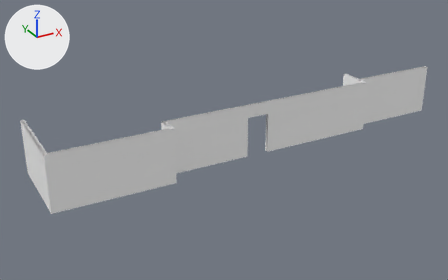
The FBX model Assets/#_Models/Walls.fbx as it was, and as the next commit left it.
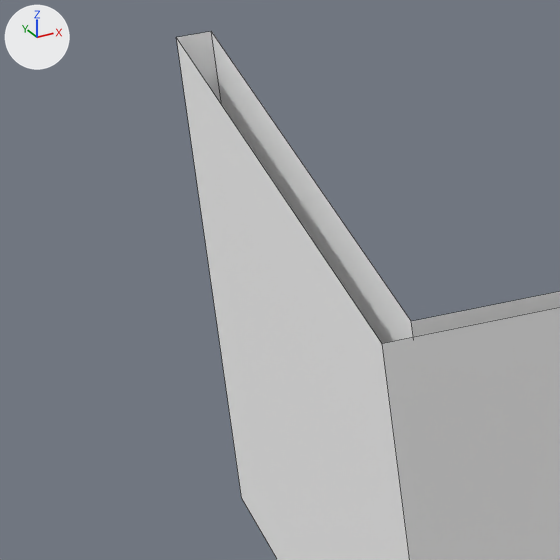
Old and new are each drawn whole from a 50 mm camera at (-181.2, -207.7, 108.4) aimed at (-65.2, 3.2, 3.0) and again close up on the part from 0% to 14% of the width and 41% to 64% of the height. Every picture has the same lights, and +X, +Y and +Z are marked at upper left. The close-ups show mesh edges as thin lines. Where no turn or scale is listed for an object, it has been applied to the vertices.

In view in the first close-up: 'Walls'.
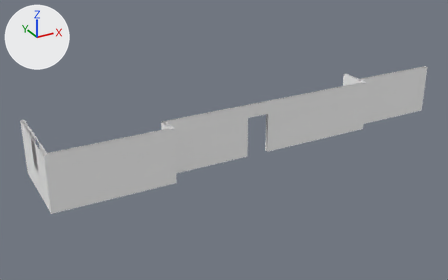
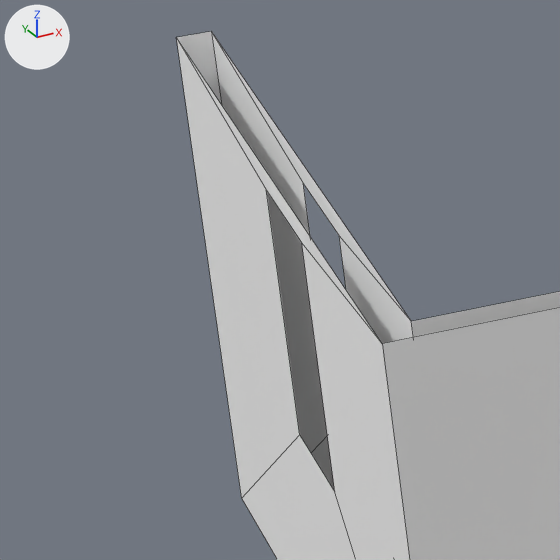
Where the newer file only moved an object's origin or applied its transform, the numbers keep the older frame.

The edits, one by one:
me_scene has 48 vertices, 29 faces and spans x -144.0..40.0, y -18.0..18.0, z 0.0..22.0.
me_scene is used by ob_walls; location (0.0, 0.0, 0.0).
Verts and faces of me_scene; kept vertices keep their numbers, new ones are numbered from 48.
Before the commit, vertices of me_scene: 22 (-144.0, -18.0, 0.0), 23 (-142.0, -16.0, 0.0), 24 (-142.0, -16.0, 22.0) at pixel (411, 321), 25 (-144.0, -18.0, 22.0) at pixel (382, 343), 26 (-142.0, 18.0, 0.0).
Before the commit, vertices of me_scene: 27 (-144.0, 18.0, 0.0) at pixel (241, 498), 28 (-142.0, 18.0, 22.0) at pixel (211, 31), 29 (-144.0, 18.0, 22.0) at pixel (176, 37).
Part 1, on me_scene:
Faces deleted: (23, 26, 28, 24), (22, 25, 29, 27).
New vertex 48 is at (-144.0, -4.0, 10.0), pixel (334, 491).
New vertex 49 is at (-144.0, -4.0, 21.0), pixel (301, 242).
New vertex 50 is at (-142.0, -4.0, 10.0).
New vertex 51 is at (-142.0, -4.0, 21.0), pixel (339, 235).
New vertices 52 to 55 stand at vertices 48 to 51, in that order, plus (0.0, 6.0, 0.0).
New faces: (22, 25, 49, 48), (23, 50, 51, 24), (27, 52, 53, 29), (26, 28, 55, 54), (25, 29, 53, 49), (22, 48, 52, 27).
New faces: (23, 26, 54, 50), (24, 51, 55, 28).

Pixel boxes [x1, y1, x2, y2] of what changed, in the close-ups (560 x 560 px):
part 1 of me_scene, built on
    both: [177, 32, 411, 560]
